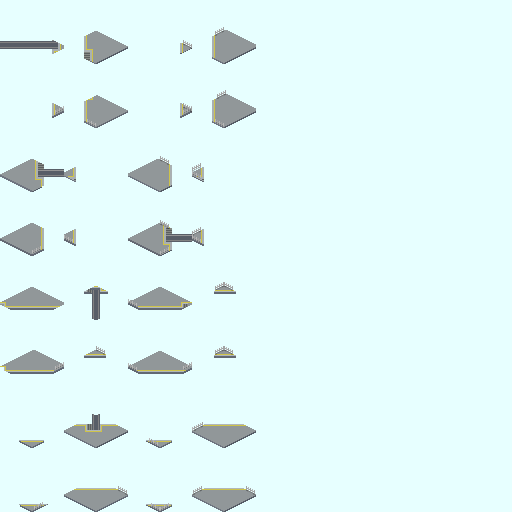
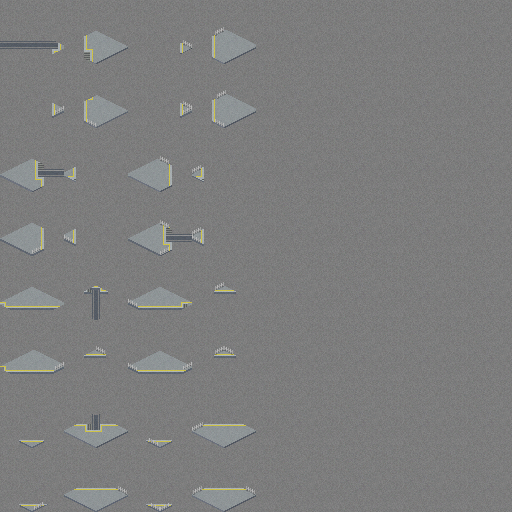
Revision of a layered 512px x 512px image; what changed, layer by layer:
moved "FS_B" below "FS_R", painted on it over [96,40,255,495]
showed "Platform_Noise.xcf", painted on it over [0,0,512,512]
painted on "[47]" over [192,489,246,512]
painted on "[45]" over [64,489,128,512]
painted on "[43]" over [192,425,246,448]
painted on "[41]" over [64,424,118,448]
painted on "貼り付けられたレイヤー #7" over [128,367,186,374]
painted on "貼り付けられたレイヤー #9" over [84,105,128,128]
painted on "[36x]" over [0,366,64,374]
painted on "貼り付けられたレイヤー #4" over [128,302,192,310]
painted on "貼り付けられたレイヤー コピー #1" over [0,302,60,310]
painted on "FootBase コピー #1" over [163,225,192,245]
painted on "[24] #1" over [128,227,172,256]
painted on "[30]" over [128,227,170,256]
painted on "[28]" over [0,227,44,256]
painted on "[26]" over [128,164,170,192]
painted on "FootBase コピー" over [35,160,64,180]
painted on "[24]" over [0,163,44,192]
painted on "[23]" over [212,99,224,128]
painted on "貼り付けられたレイヤー #3" over [84,97,128,128]
painted on "[21]" over [84,100,128,128]
painted on "[19]" over [212,35,224,64]
painted on "[17]" over [84,35,96,64]
painted on "FootBase" over [0,41,52,49]
…and 25 more changes (25 painted)
